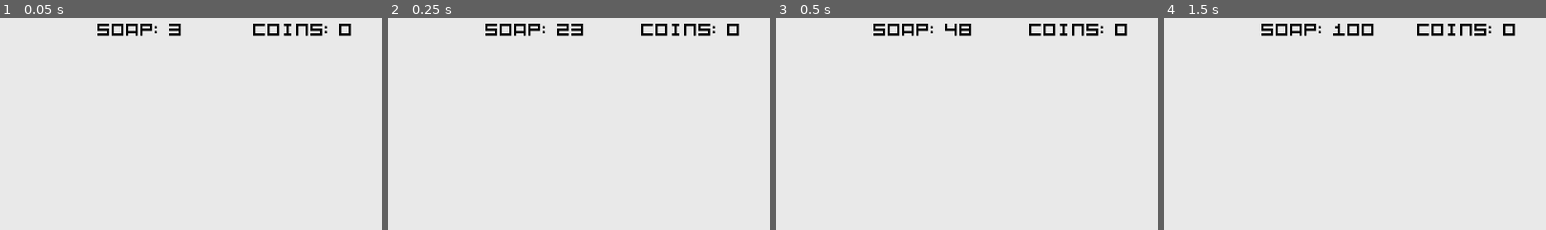
Above: before the commit, frames 1-4 (left to right).
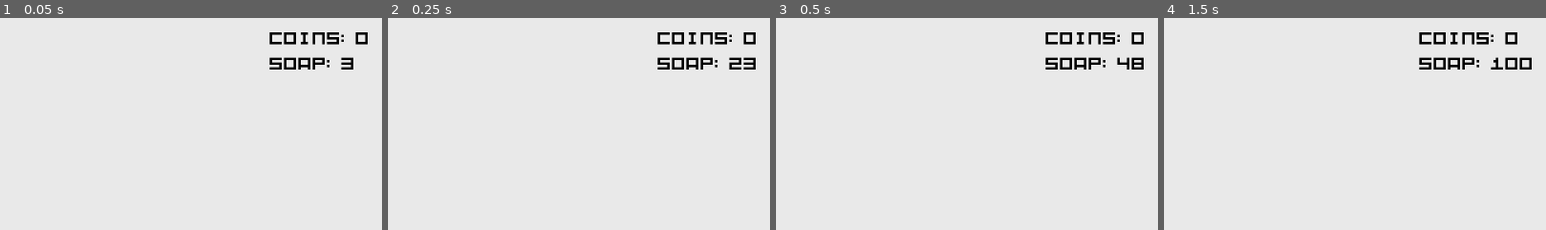
Above: after the commit, the same moments.

Repository: dennis-jung/ggj2025
Game: Godot game, scene res://scenes/tileset_test/game.tscn
Two runs of this game, one before a commit and one after it. Both use one fixed random seed, a clock stepped at 60 frames per second and the inputs below.
Inputs (mouse positions are % of the whole screen's width and height, from its top left):
- Up to frame 1 (0.05 s): no input
- Up to frame 2 (0.25 s): no input
- Up to frame 3 (0.5 s): no input
- Up to frame 4 (1.5 s): tap Enter (ui_accept) at 0.5, 0.77 s; move the mouse to (72, 44) at 0.52 s; hold Right (ui_right) 0.53-1.25 s; tap B (create_bubble) at 0.6 s; click (72, 44) at 0.67 s; drag from (30, 54) to (9, 73) at 1.27 s
The pictures show only the part of the screen within x 50-100%, y 0-50%; the shares and areas given below are measured in that part.

The runs differ from the first frame. In frame 1, 2.7% of the frame differs, in the area x 25-97%, y 2-25%; in frame 2, 3.0%; in frame 3, 2.9%; in frame 4, 3.0%.

Commit message:
UI updated

Diff:
--- a/scenes/tileset_test/game.tscn
+++ b/scenes/tileset_test/game.tscn
@@ -932,19 +932,27 @@
 [node name="UI" type="CanvasLayer" parent="."]
 script = ExtResource("6_onw53")
 
-[node name="LabelCoins" type="Label" parent="UI"]
-offset_left = 1596.0
-offset_top = 8.0
-offset_right = 1884.0
-offset_bottom = 68.0
+[node name="VBoxContainer" type="VBoxContainer" parent="UI"]
+anchors_preset = 1
+anchor_left = 1.0
+anchor_right = 1.0
+offset_left = -282.0
+offset_top = 30.0
+offset_right = -30.0
+offset_bottom = 154.0
+grow_horizontal = 0
+size_flags_horizontal = 0
+
+[node name="LabelCoins" type="Label" parent="UI/VBoxContainer"]
+layout_mode = 2
+size_flags_horizontal = 0
+size_flags_vertical = 0
 text = "Coins:0"
 label_settings = SubResource("LabelSettings_rtrv4")
 
-[node name="LabelSoap" type="Label" parent="UI"]
-offset_left = 1204.0
-offset_top = 8.0
-offset_right = 1492.0
-offset_bottom = 68.0
+[node name="LabelSoap" type="Label" parent="UI/VBoxContainer"]
+layout_mode = 2
+size_flags_horizontal = 0
 text = "Soap:0"
 label_settings = SubResource("LabelSettings_rtrv4")
 
--- a/scenes/tileset_test/ui.gd
+++ b/scenes/tileset_test/ui.gd
@@ -1,7 +1,7 @@
 extends CanvasLayer
 
-@onready var labelCoins: Label = $LabelCoins
-@onready var labelSoap: Label = $LabelSoap
+@onready var labelCoins: Label = $VBoxContainer/LabelCoins
+@onready var labelSoap: Label = $VBoxContainer/LabelSoap
 
 @onready var coin_display: float = 0.0
 @onready var soap_display: float = 0.0
@@ -31,9 +31,9 @@
 	if tween:
 		tween.kill()
 	tween = create_tween()
-	print("Coins displayed: ", str(coin_display))
-	print("Coins Main displayed: ", str(Main.coins))
-	tween.tween_property(self, "coin_display", Main.coins, 0.5)
+	tween.tween_property(self, "coin_display", Main.coins, 0.3)
+	tween.parallel().tween_property(labelCoins, "scale", Vector2(1.1,1.1), 0.5)
+	tween.tween_property(labelCoins, "scale", Vector2(1.0,1.0), 0.2)
 
 
 func on_fuel_amount_changed() -> void:
Binary file removed: scenes/sticky/sticky.png
Not shown, removed: scenes/sticky/sticky.png.import
